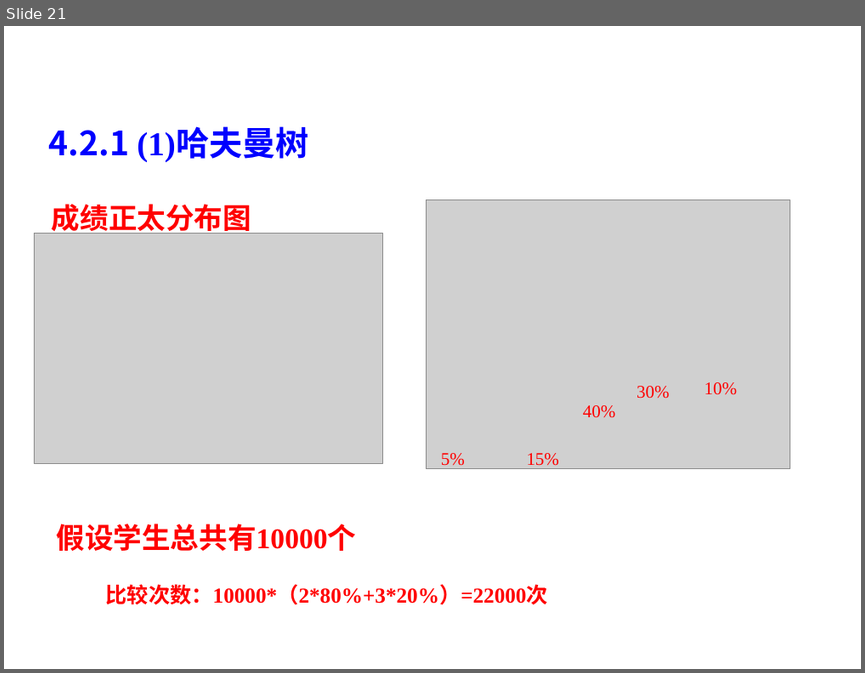
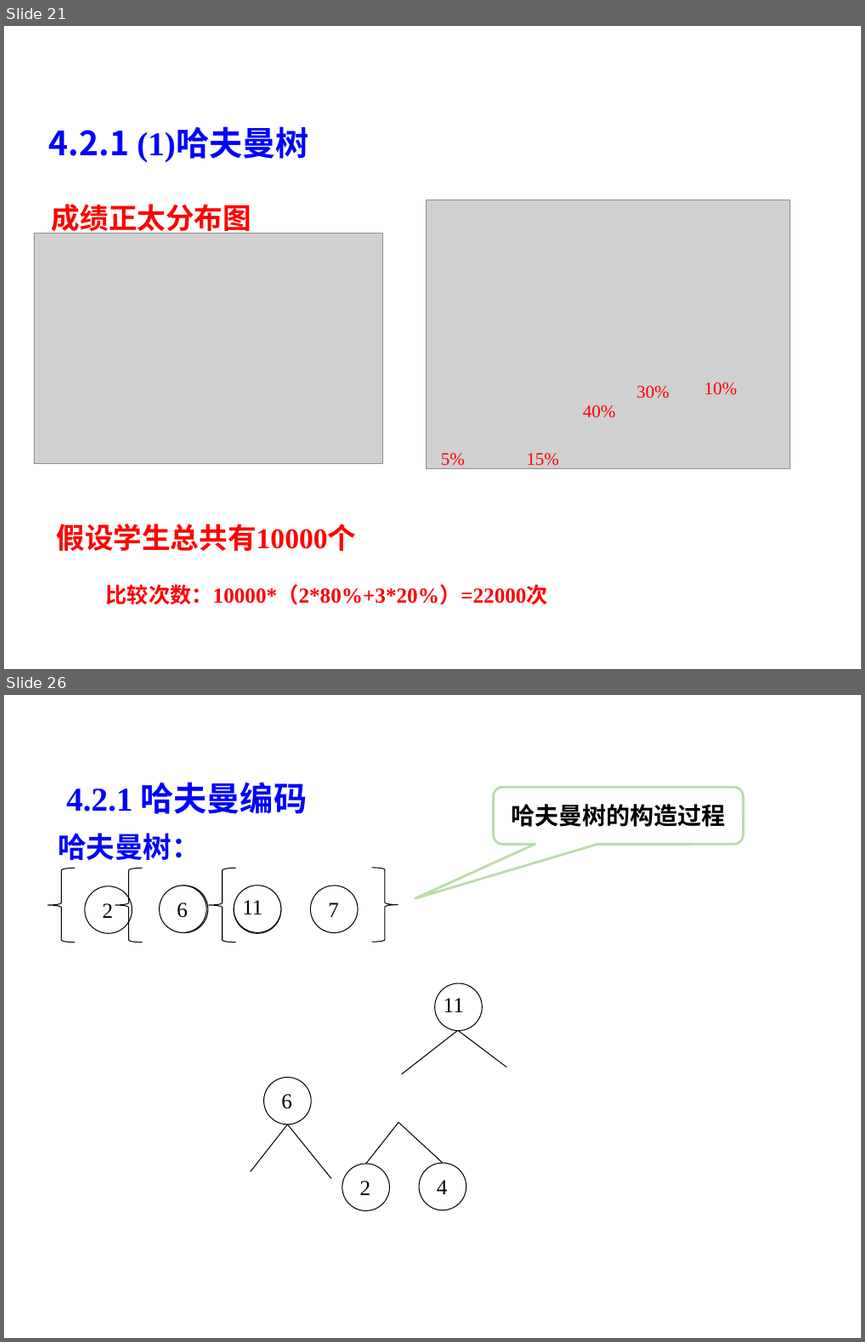
Before and after one commit to liutongling/DP, a slide deck: file/第4章 贪心法.pptx. Shown one above the other, each under a label of ours: slide 21 before the commit, slides 21 and 26 after it; the slides between them are not shown. The pictures are 865x673 and 865x1342 pixels, drawn with LibreOffice and Linux fonts; fonts in the diff are those of the drawing; grey boxes stand for pictures; background and template pictures are left out. Boxes give left, top, right and bottom in pixels: in the first picture for what was removed or moved away, otherwise in the second. Text is boxed around its words. In the diff, an @@ line names an element or a change of style, - is before the commit and + after.

```diff
--- a/file/第4章 贪心法.pptx
+++ b/file/第4章 贪心法.pptx
@@ slide 26 added at (x1=4, y1=695, x2=861, y2=1338), background #FFFFFF @@
@@ text added at (x1=66, y1=782, x2=307, y2=814), 28 pt, text #0000FF, bold @@
+4.2.1 哈夫曼编码
@@ rounded speech box added at (x1=494, y1=787, x2=744, y2=844), fill #FFFFFF, outline #BBDCAB 2 pt, 20 pt, text #000000, bold @@
+哈夫曼树的构造过程
@@ text added at (x1=58, y1=833, x2=200, y2=860), 24 pt, text #0000FF, bold @@
+哈夫曼树：
@@ left brace added at (x1=47, y1=868, x2=75, y2=942), outline #000000 0.75 pt @@
@@ left brace added at (x1=115, y1=868, x2=142, y2=942), outline #000000 0.75 pt @@
@@ left brace added at (x1=209, y1=868, x2=235, y2=942), outline #000000 0.75 pt @@
@@ left brace added at (x1=371, y1=868, x2=398, y2=941), outline #000000 0.75 pt @@
@@ ellipse added at (x1=85, y1=886, x2=132, y2=933), fill #FFFFFF, outline #000000 0.75 pt @@
@@ ellipse added at (x1=159, y1=885, x2=206, y2=932), fill #FFFFFF, outline #000000 0.75 pt @@
@@ ellipse added at (x1=160, y1=885, x2=208, y2=932), fill #FFFFFF, outline #000000 0.75 pt @@
@@ ellipse added at (x1=234, y1=886, x2=281, y2=933), fill #FFFFFF, outline #000000 0.75 pt @@
@@ ellipse added at (x1=234, y1=885, x2=281, y2=932), fill #FFFFFF, outline #000000 0.75 pt @@
@@ ellipse added at (x1=311, y1=885, x2=358, y2=932), fill #FFFFFF, outline #000000 0.75 pt @@
@@ text added at (x1=103, y1=903, x2=114, y2=918), 18 pt, text #000000 @@
+2
@@ text added at (x1=177, y1=902, x2=188, y2=918), 18 pt, text #000000 @@
+6
@@ text added at (x1=178, y1=902, x2=189, y2=918), 18 pt, text #000000 @@
+4
@@ text added at (x1=242, y1=900, x2=262, y2=914), 18 pt, text #000000 @@
+11
@@ text added at (x1=251, y1=901, x2=262, y2=914), 18 pt, text #000000 @@
+5
@@ text added at (x1=328, y1=902, x2=339, y2=917), 18 pt, text #000000 @@
+7
@@ ellipse added at (x1=435, y1=983, x2=482, y2=1030), fill #FFFFFF, outline #000000 0.75 pt @@
@@ text added at (x1=443, y1=998, x2=464, y2=1012), 18 pt, text #000000 @@
+11
@@ line added from (458, 1030) to (402, 1074), #000000 0.75 pt @@
@@ line added from (458, 1030) to (507, 1066), #000000 0.75 pt @@
@@ ellipse added at (x1=263, y1=1077, x2=311, y2=1124), fill #FFFFFF, outline #000000 0.75 pt @@
@@ text added at (x1=281, y1=1094, x2=292, y2=1109), 18 pt, text #000000 @@
+6
@@ line added from (288, 1124) to (250, 1171), #000000 0.75 pt @@
@@ line added from (288, 1124) to (331, 1179), #000000 0.75 pt @@
@@ line added from (399, 1122) to (365, 1163), #000000 0.75 pt @@
@@ line added from (399, 1123) to (443, 1163), #000000 0.75 pt @@
@@ ellipse added at (x1=342, y1=1163, x2=390, y2=1211), fill #FFFFFF, outline #000000 0.75 pt @@
@@ ellipse added at (x1=419, y1=1163, x2=466, y2=1210), fill #FFFFFF, outline #000000 0.75 pt @@
@@ text added at (x1=360, y1=1180, x2=371, y2=1195), 18 pt, text #000000 @@
+2
@@ text added at (x1=437, y1=1179, x2=448, y2=1194), 18 pt, text #000000 @@
+4
```
Also in this commit, not shown: 35 slides changed, 1 other slide added, 1 other file.
